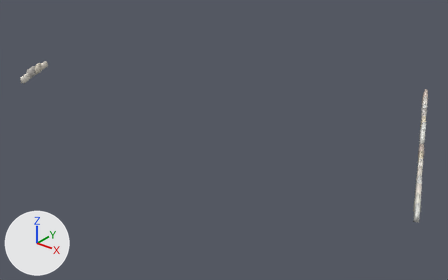
The glTF model assets/malta/countryside/farm_12_24_far.glb, before and after one commit.
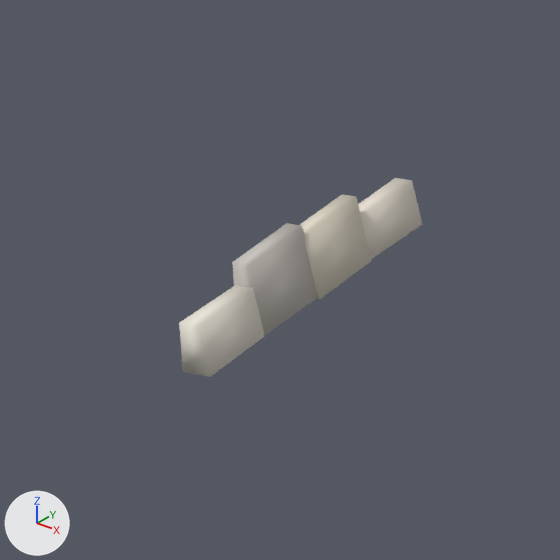
The first picture shows the older version from a 50 mm camera at (274.4, -555.7, 78.4) aimed at (223.1, -491.5, 38.7). The close-ups show the older and then the newer version on the part from 0% to 14% of the width and 14% to 37% of the height of that picture. Only the edits that show in the close-ups are written down. The lights are fixed; the arrows at lower left show +X, +Y and +Z.

Script lines for the objects in view, before the commit:
```python
me_geometry_0 = bpy.data.meshes.new('geometry_0')
me_geometry_0.from_pydata(...)  # 152 vertices, 228 faces; spans x 185.5..256.1, y -500.6..-478.0, z 41.8..48.3
me_geometry_0.materials.append(mat_defaultmaterial)
# before: 4 (186.0, -494.3, 43.7) at pixel (412, 180), 6 (186.0, -496.0, 43.4), 7 (185.6, -494.4, 43.7) at pixel (395, 177), 20 (186.7, -497.4, 43.8) at pixel (302, 225), 21 (187.1, -499.0, 43.4) at pixel (247, 266)
# before: 22 (186.7, -499.1, 43.5) at pixel (232, 262), 23 (186.3, -497.5, 43.8) at pixel (286, 223)
ob_geometry_0 = bpy.data.objects.new('geometry_0', me_geometry_0)
ob_geometry_0.location = (0.0, 0.0, 0.0)
```
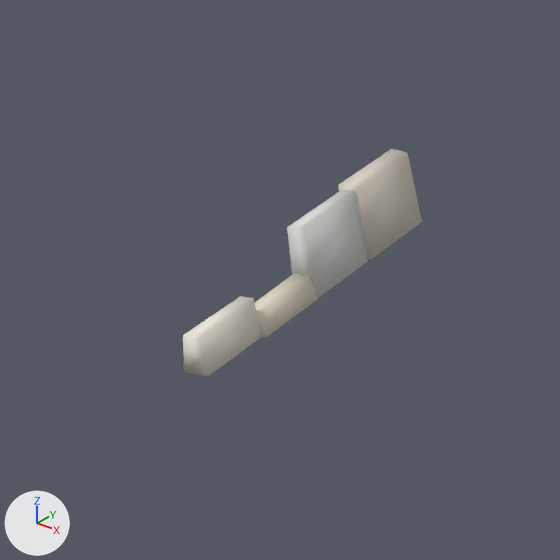
Patch to the scene script:
```diff
--- a/assets/malta/countryside/farm_12_24_far.glb.py
+++ b/assets/malta/countryside/farm_12_24_far.glb.py
@@ me_geometry_0 @@
 # used by ob_geometry_0; location = (0.0, 0.0, 0.0)
-me_geometry_0.from_pydata(...)  # 152 vertices, 228 faces; spans x 185.5..256.1, y -500.6..-478.0, z 41.8..48.3
-me_geometry_0.vertices[2].co = (185.8, -496.0, 42.6)
-me_geometry_0.vertices[5].co = (186.3, -495.9, 43.5)  # pixel (359, 215)
-me_geometry_0.vertices[17].co = (187.2, -499.0, 42.0)  # pixel (261, 338)
+me_geometry_0.from_pydata(...)  # 152 vertices, 228 faces; spans x 185.5..256.2, y -500.6..-478.0, z 41.7..48.6
+# me_geometry_0 part 1: the loose piece of 8 vertices spanning x 185.8..186.9, y -497.6..-495.8, z 42.3..43.9 is moved by (0.0, 0.0, 0.1)
+# me_geometry_0 part 2: the loose piece of 8 vertices spanning x 186.6..187.6, y -500.6..-498.9, z 41.8..43.0 is scaled about its middle by (0.884, 1, 0.779), then moved by (0.0, 0.0, -0.1)
+# me_geometry_0 part 3
+for i in [*range(20, 24)]: me_geometry_0.vertices[i].co += Vector((0.0, 0.0, -1.0))
+for i in [4, 6, 7]: me_geometry_0.vertices[i].co += Vector((0.0, 0.0, 0.6))
+me_geometry_0.vertices[2].co = (185.9, -496.0, 42.6)
+me_geometry_0.vertices[5].co = (186.4, -495.9, 44.0)  # pixel (356, 189)
+me_geometry_0.vertices[17].co = (187.3, -498.9, 42.0)  # pixel (266, 337)
+# other edits to the shape of me_geometry_0 do not show in these pictures
 me_geometry_0.materials.append(mat_defaultmaterial)
```

Boxes (x1, y1, x2, y2) around the edits, measured in the close-ups (560 x 560 px; the box of a moved part takes in the faces that stretch with it):
'geometry_0', reshaped
    before: (179, 178, 423, 377)
    after: (183, 149, 422, 376)
part 1 of me_geometry_0, moved or reshaped
    before: (300, 194, 372, 299)
    after: (287, 190, 368, 298)
part 2 of me_geometry_0, moved or reshaped
    before: (179, 285, 265, 377)
    after: (183, 296, 262, 376)
part 3 of me_geometry_0, moved or reshaped
    before: (232, 178, 423, 335)
    after: (255, 149, 422, 337)
